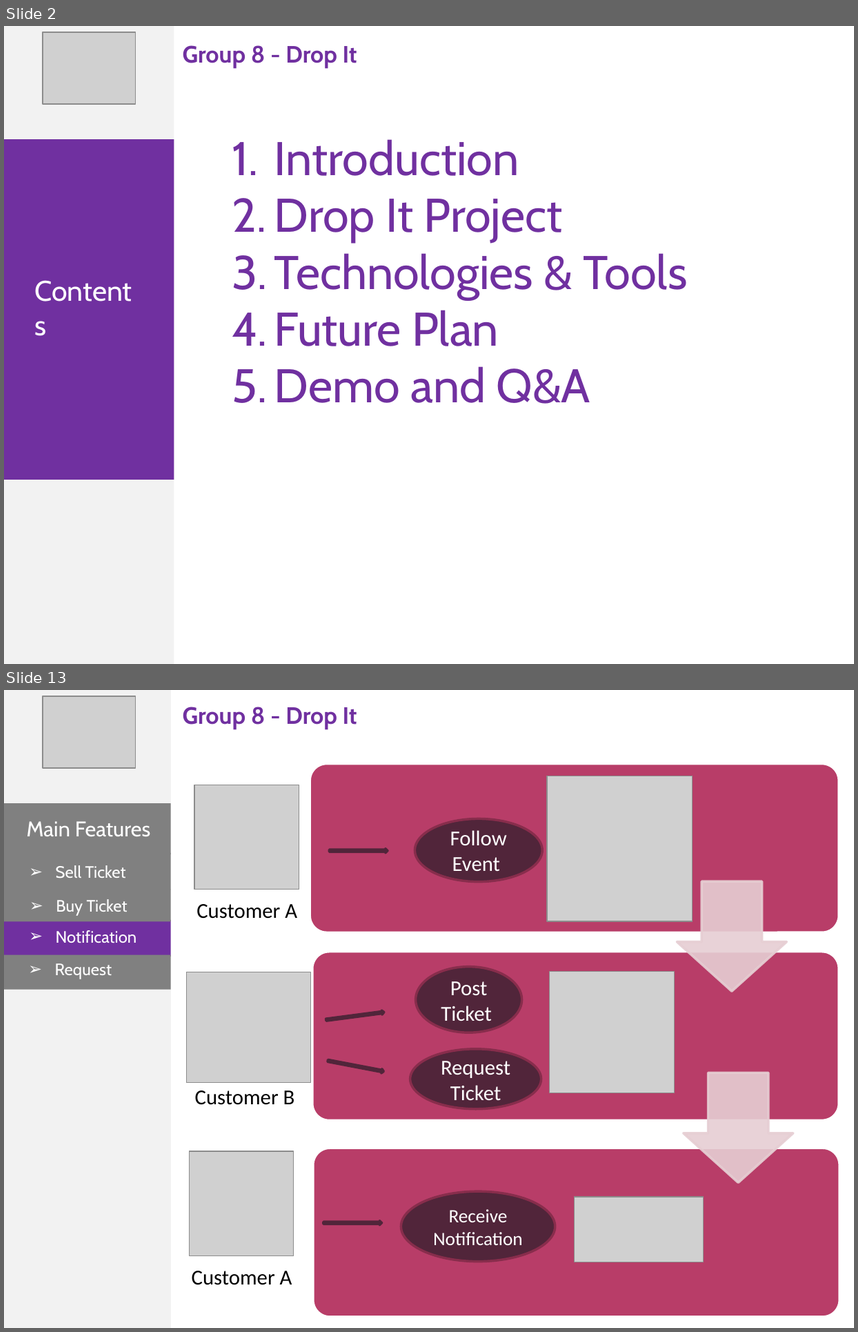
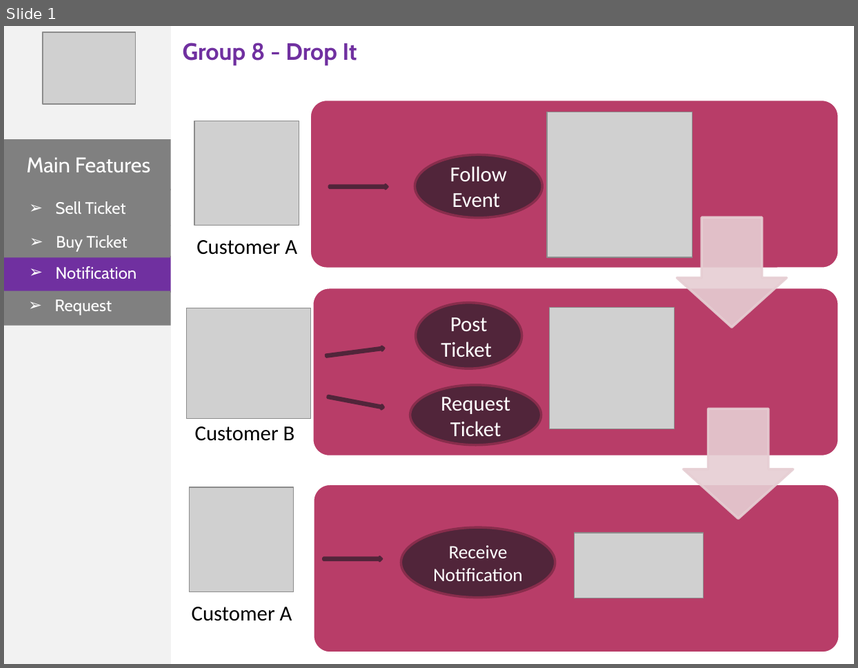
Before and after one commit to phonglk/fptu_capstone, a slide deck: Document/Present_Phong.pptx. Shown one above the other, each under a label of ours: slides 2 and 13 before the commit, slide 1 after it; the slides between them are not shown. The pictures are 858x1332 and 858x668 pixels, drawn with LibreOffice and Linux fonts; fonts in the diff are those of the drawing; grey boxes stand for pictures. Boxes give left, top, right and bottom in pixels: in the first picture for what was removed or moved away, otherwise in the second. Text is boxed around its words. In the diff, an @@ line names an element or a change of style, - is before the commit and + after.

```diff
--- a/Document/Present_Phong.pptx
+++ b/Document/Present_Phong.pptx
@@ slide 2 removed at (x1=4, y1=26, x2=854, y2=664), background #FFFFFF @@
@@ rectangle removed at (x1=4, y1=26, x2=174, y2=664) @@
@@ picture removed at (x1=42, y1=32, x2=135, y2=104) @@
@@ text removed at (x1=183, y1=45, x2=357, y2=68) @@
-Group 8 - Drop It
@@ rectangle removed at (x1=4, y1=139, x2=174, y2=479) @@
@@ text removed at (x1=274, y1=139, x2=688, y2=403) @@
-1. Introduction
-2. Drop It Project
-3. Technologies & Tools
-4. Future Plan
-5. Demo and Q&A
@@ text removed at (x1=26, y1=269, x2=152, y2=312) @@
-Contents
@@ what was slide 13 is now slide 1 @@
```
Also in this commit, not shown: 2 slides added, 19 other slides removed, 1 other file.
